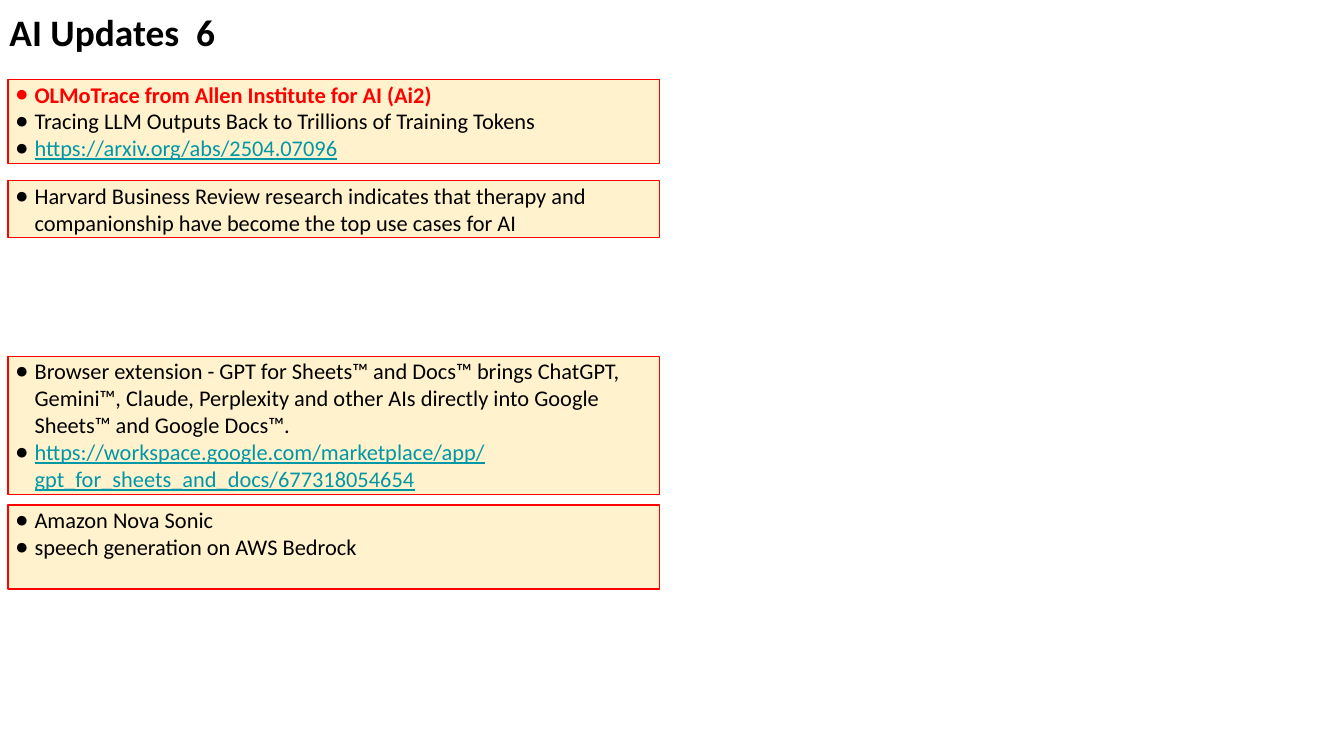
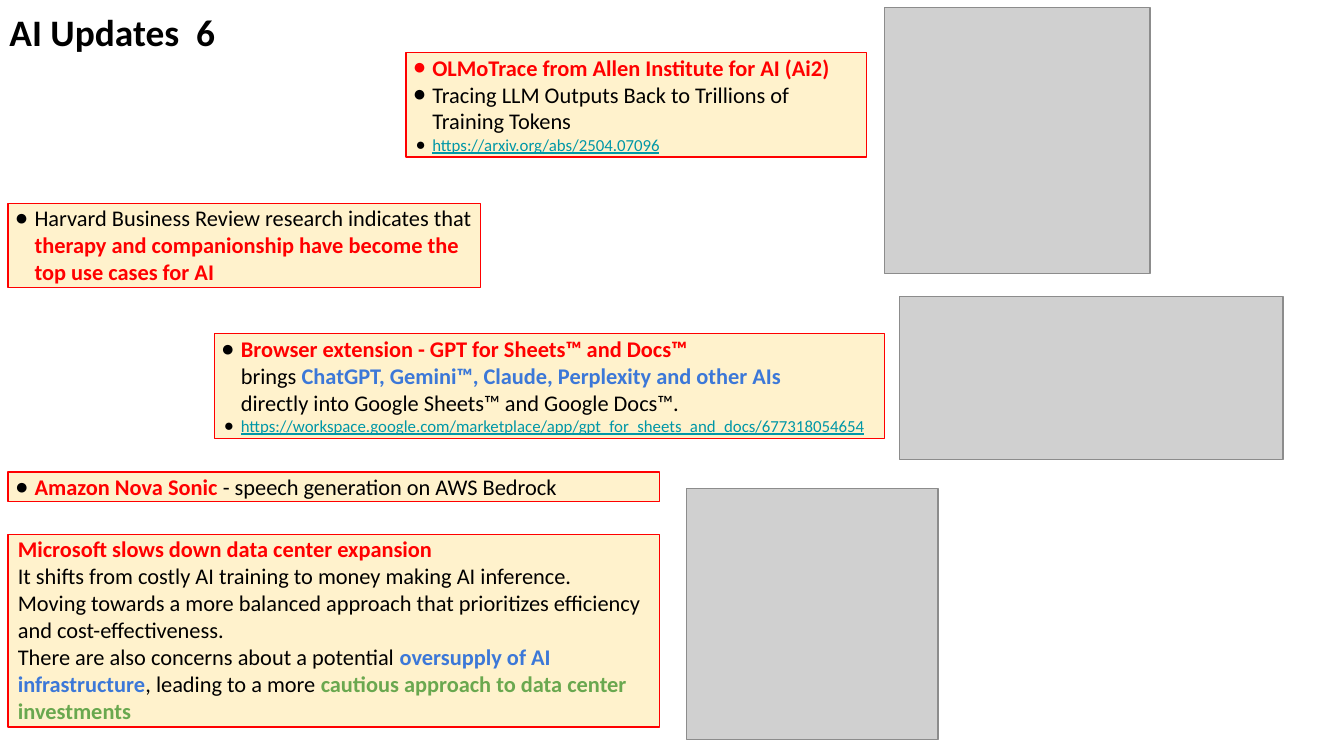
Before and after one commit to lselector/seminar, a slide deck: slide 11 of 2025/2025-04-18-AI-Updates.pptx (slide 10 before the commit). Drawn at 1344x756 pixels with LibreOffice and Linux fonts; fonts in the diff are those of the drawing; grey boxes stand for pictures. Boxes give left, top, right and bottom in pixels: in the first picture for what was removed or moved away, otherwise in the second. Text is boxed around its words. In the diff, an @@ line names an element or a change of style, - is before the commit and + after.

Commit message:
update

```diff
--- a/2025/2025-04-18-AI-Updates.pptx
+++ b/2025/2025-04-18-AI-Updates.pptx
@@ picture added at [884, 8, 1150, 274] @@
@@ rectangle "OLMoTrace from Allen Institute for ...": place and size @@
-rectangle "OLMoTrace from Allen Institute for ..." at [8, 79, 660, 164]
+rectangle "OLMoTrace from Allen Institute for ..." at [406, 52, 867, 157]
@@ text in rectangle at [432, 139, 659, 154]: size 12 to 9 pt in "https://arxiv.org/abs/2504.07096"; indent changed @@
@@ rectangle "Harvard Business Review research indicates ...": place and size @@
-rectangle "Harvard Business Review research indicates ..." at [8, 181, 660, 238]
+rectangle "Harvard Business Review research indicates ..." at [8, 203, 481, 288]
@@ rectangle "Harvard Business Review research indicates ..." at [8, 203, 481, 288]: text colour #000000 to #FF0000, bold on in "therapy and companionship have become the top ..." @@
@@ picture added at [899, 296, 1282, 460] @@
@@ rectangle "Browser extension - GPT for ...": place and size @@
-rectangle "Browser extension - GPT for ..." at [8, 356, 660, 495]
+rectangle "Browser extension - GPT for ..." at [214, 333, 884, 438]
@@ rectangle "Browser extension - GPT for ..." at [214, 333, 884, 438]: text colour #000000 to #FF0000, bold on in "Browser extension - GPT for Sheets™ and ..."; text colour #000000 to #3C78D8 in "ChatGPT, Gemini™, Claude, Perplexity and other AIs"; size 12 to 9 pt in "https://workspace.google.com/marketplace/app/gpt_for_sheets_ ..."; indent changed @@
@@ rectangle "Amazon Nova Sonic - speech ...": place and size @@
-rectangle "Amazon Nova Sonic - speech ..." at [8, 505, 660, 590]
+rectangle "Amazon Nova Sonic - speech ..." at [8, 472, 660, 501]
@@ text in rectangle at [35, 479, 557, 499]: text changed @@
-● Amazon Nova Sonic
-● speech generation on AWS Bedrock
+● Amazon Nova Sonic - speech generation on AWS Bedrock
@@ picture added at [687, 488, 938, 739] @@
@@ rectangle added at [8, 534, 660, 726], fill #FFF2CC, outline #FF0000 0.75 pt, 12 pt, text #000000 @@
+Microsoft slows down data center expansion
+It shifts from costly AI training to money making AI inference.
+Moving towards a more balanced approach that prioritizes efficiency and cost-effectiveness.
+There are also concerns about a potential oversupply of AI infrastructure, leading to a more cautious approach to data center investments
```
Also in this commit, not shown: 4 other slides changed, 7 slides added, 2 slides removed.
